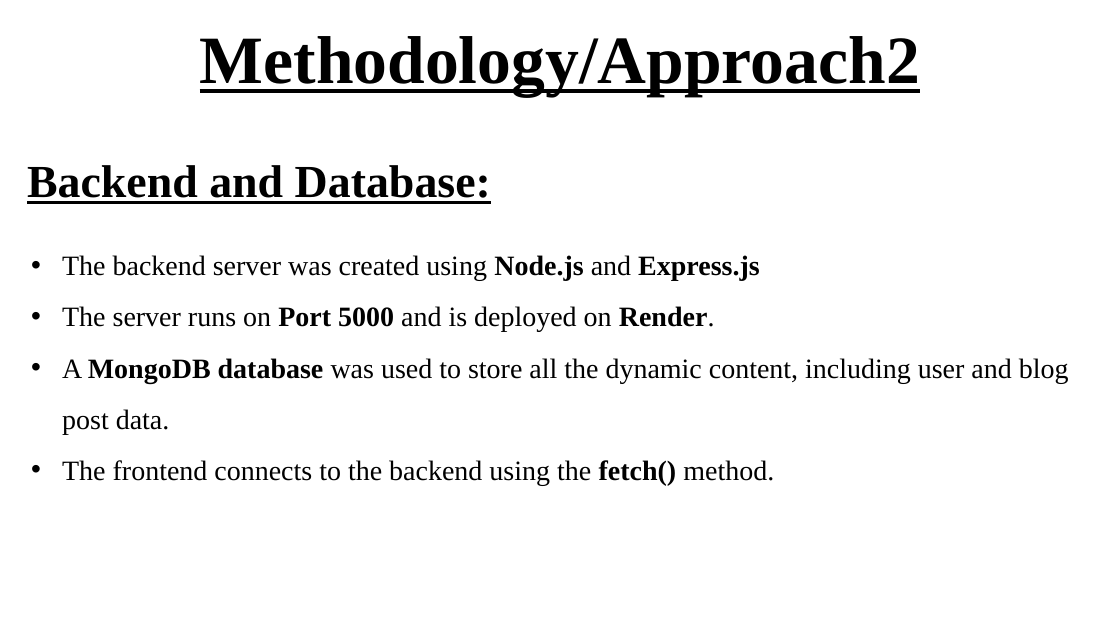
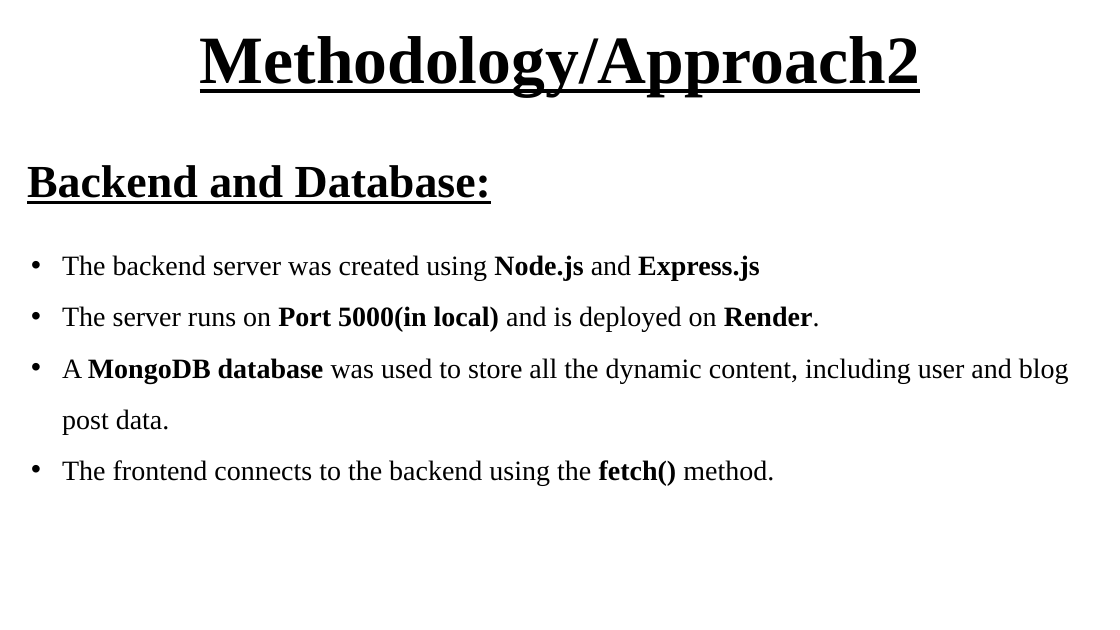
Before and after one commit to chandusoni1/Inklink, a slide deck: slide 8 of inklink ppt.pptx (slide 7 before the commit). Drawn at 1120x630 pixels with LibreOffice and Linux fonts; fonts in the diff are those of the drawing. Boxes give left, top, right and bottom in pixels: in the first picture for what was removed or moved away, otherwise in the second. Text is boxed around its words. In the diff, an @@ line names an element or a change of style, - is before the commit and + after.

```diff
--- a/inklink ppt.pptx
+++ b/inklink ppt.pptx
@@ text at [62, 306, 820, 332]: text changed @@
-  • The server runs on Port 5000 and is deployed on Render.
+  • The server runs on Port 5000(in local) and is deployed on Render.
```
Also in this commit, not shown: 5 other slides changed, 1 slide added, 2 other files.
